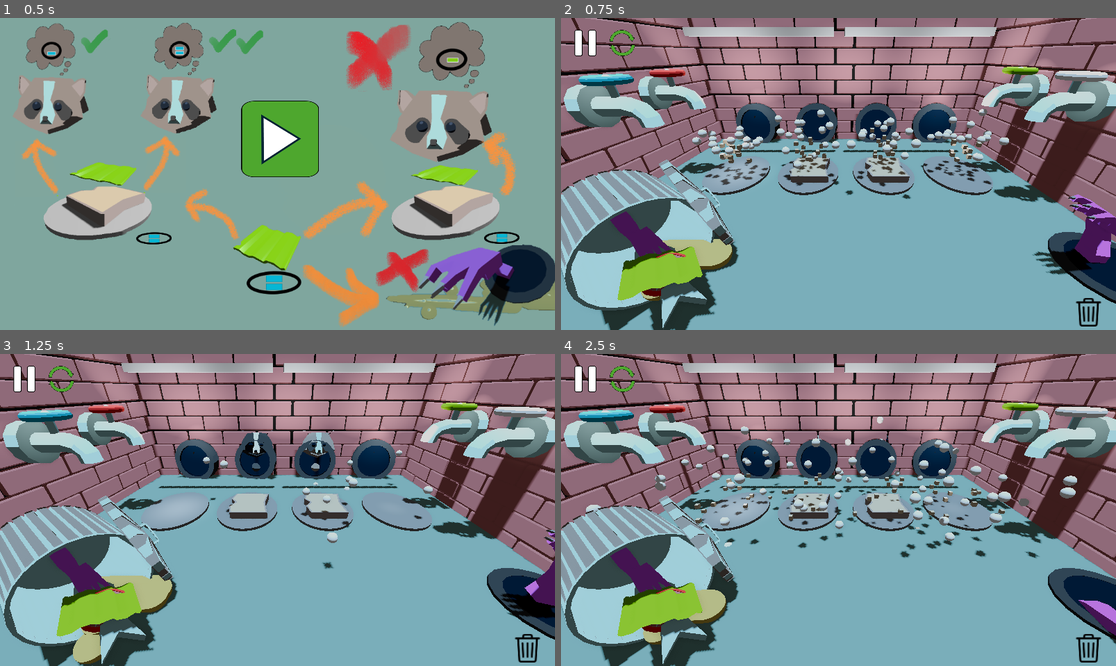
Above: before the commit, frames 1-4 (two rows, left to right).
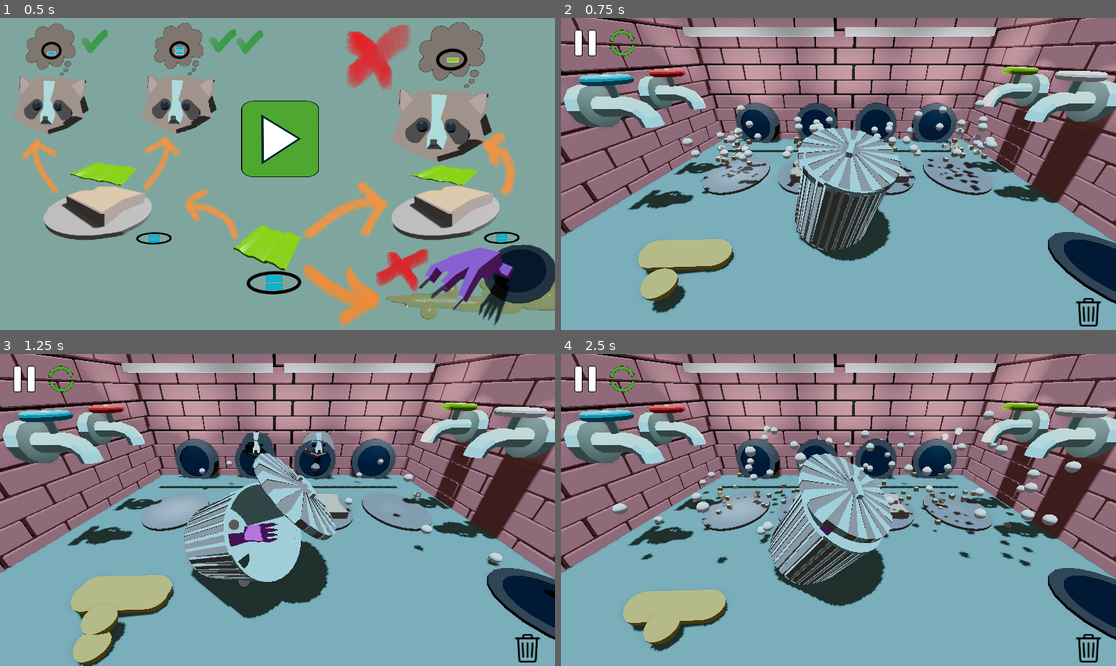
Above: after the commit, the same moments.

Repository: gabrield67/Sandwich-Shop
Game: Godot game, scene res://scenes/Game/game_final.tscn
Two runs of this game, one before a commit and one after it. Both use one fixed random seed, a clock stepped at 60 frames per second and the inputs below.
Inputs (mouse positions are in pixels of both pictures, inside the frame that each line leads up to):
- Up to frame 1 (0.5 s): no input
- Up to frame 2 (0.75 s): click (622, 42) at 0.5 s
- Up to frame 3 (1.25 s): no input
- Up to frame 4 (2.5 s): click (622, 378) at 1.25 s; click (622, 378) at 2 s

Frame 1 is identical in both runs. In frame 2, 21% of the frame differs, in the area x 0-100%, y 26-100%; in frame 3, 21%; in frame 4, 23%, in the area x 0-100%, y 18-100%.

Commit message:
Added Can Animation

Diff:
--- a/models/monster_hand.gd
+++ b/models/monster_hand.gd
@@ -4,6 +4,9 @@
 
 @onready var original_rotation = rotation
 @onready var original_position = position
+@onready var original_size = scale*.5
+
+var grow_timer = 0
 var start_anim = false
 var anim_rot = Vector3(0,0,0)
 var anim_timer = 0
@@ -14,11 +17,16 @@
 # Called when the node enters the scene tree for the first time.
 func _ready():
 	randomize()
+	original_size = scale*.5
 	anim_rot = Vector3(randf(), randf(), randf())*(1-(randi_range(0,1)*2))
+	scale = Vector3(0,0,0)
 	pass
 	#monsterArmAnim.play("idle")
 
 func _process(delta:float)->void:
+	if grow_timer < 1:
+		grow_timer = grow_timer + delta
+		scale = original_size * grow_timer
 	if start_anim:
 		anim_timer = anim_timer+delta
 		if anim_timer < .5:
--- a/scenes/Game/game_final.tscn
+++ b/scenes/Game/game_final.tscn
@@ -435,10 +435,10 @@
 tracks/8/interp = 1
 tracks/8/loop_wrap = true
 tracks/8/keys = {
-"times": PackedFloat32Array(1.2676283, 1.3804762, 1.504609, 1.598649, 1.692689, 2),
-"transitions": PackedFloat32Array(1, 1, 1, 1, 1, 1),
-"update": 0,
-"values": [Vector3(0.255, 1.21, 0.035), Vector3(0.12, 2.5, -0.89), Vector3(0.11795735, 3.670281, -1.6823409), Vector3(0.11620641, 4.673439, -2.361531), Vector3(-0.7787876, 4.075638, -3.2421715), Vector3(-0.739, 3.436, -3.242)]
+"times": PackedFloat32Array(1.2676283),
+"transitions": PackedFloat32Array(1),
+"update": 0,
+"values": [Vector3(0.255, 1.21, 0.035)]
 }
 tracks/9/type = "value"
 tracks/9/imported = false
@@ -447,10 +447,10 @@
 tracks/9/interp = 1
 tracks/9/loop_wrap = true
 tracks/9/keys = {
-"times": PackedFloat32Array(1.3804762, 1.504609, 1.598649, 1.692689, 2),
-"transitions": PackedFloat32Array(1, 1, 1, 1, 1),
-"update": 0,
-"values": [Vector3(-4.886922, 4.197517, -0.25307274), Vector3(1.3962632, -2.0856683, -0.2530727), Vector3(1.3962632, -2.0856686, -0.25307313), Vector3(1.3962632, -2.0856688, -0.25307316), Vector3(1.3962631, -2.085669, -0.25307316)]
+"times": PackedFloat32Array(),
+"transitions": PackedFloat32Array(),
+"update": 0,
+"values": []
 }
 tracks/10/type = "value"
 tracks/10/imported = false
@@ -459,10 +459,10 @@
 tracks/10/interp = 1
 tracks/10/loop_wrap = true
 tracks/10/keys = {
-"times": PackedFloat32Array(1.3955227, 1.504609, 1.598649, 1.692689, 1.7942522, 1.8544377, 1.8645824),
-"transitions": PackedFloat32Array(1, 1, 1, 1, 1, 1, 1),
-"update": 0,
-"values": [Vector3(0.275, 1.385, 0.065), Vector3(0.27295732, 2.5552807, -0.7273407), Vector3(0.27120638, 3.5584388, -1.4065309), Vector3(0.27025414, 4.103922, -1.7758512), Vector3(0.2692213, 4.6955776, -2.1764326), Vector3(-1.1004469, 4.3280325, -2.7157633), Vector3(-1.1, 3.753, -2.716)]
+"times": PackedFloat32Array(1.3955227),
+"transitions": PackedFloat32Array(1),
+"update": 0,
+"values": [Vector3(0.275, 1.385, 0.065)]
 }
 tracks/11/type = "value"
 tracks/11/imported = false
@@ -471,10 +471,10 @@
 tracks/11/interp = 1
 tracks/11/loop_wrap = true
 tracks/11/keys = {
-"times": PackedFloat32Array(1.3955227, 1.504609, 1.598649, 1.692689, 1.7942522, 1.8544377, 1.8645824),
-"transitions": PackedFloat32Array(1, 1, 1, 1, 1, 1, 1),
-"update": 0,
-"values": [Vector3(-2.050762, -0.7766715, 2.2863812), Vector3(-1.0908307, 2.364921, -0.85521144), Vector3(-1.0908307, 2.364921, -0.85521144), Vector3(-1.0908306, 2.364921, -0.8552114), Vector3(-1.0908304, 2.364921, -0.8552114), Vector3(-1.0908303, 2.364921, -0.8552113), Vector3(-1.4573499, 2.364921, -0.8552113)]
+"times": PackedFloat32Array(1.3955227),
+"transitions": PackedFloat32Array(1),
+"update": 0,
+"values": [Vector3(-2.050762, -0.7766715, 2.2863812)]
 }
 tracks/12/type = "value"
 tracks/12/imported = false
@@ -483,10 +483,10 @@
 tracks/12/interp = 1
 tracks/12/loop_wrap = true
 tracks/12/keys = {
-"times": PackedFloat32Array(1.504609, 1.598649, 1.692689, 1.7942522, 1.8544377, 1.9021984, 1.9661456),
-"transitions": PackedFloat32Array(1, 1, 1, 1, 1, 1, 1),
-"update": 0,
-"values": [Vector3(0.0630064, 1.4221846, 0.058386326), Vector3(0.061255336, 2.4253426, -0.62080383), Vector3(0.060303092, 2.9708261, -0.9901242), Vector3(0.059270263, 3.5624819, -1.3907058), Vector3(0.057579994, 4.5308013, -2.0463085), Vector3(-1.5921535, 4.0042825, -2.8197212), Vector3(-1.305, 3.644, -2.879)]
+"times": PackedFloat32Array(1.504609),
+"transitions": PackedFloat32Array(1),
+"update": 0,
+"values": [Vector3(0.0630064, 1.4221846, 0.058386326)]
 }
 tracks/13/type = "value"
 tracks/13/imported = false
@@ -495,14 +495,14 @@
 tracks/13/interp = 1
 tracks/13/loop_wrap = true
 tracks/13/keys = {
-"times": PackedFloat32Array(1.504609, 1.598649, 1.692689, 1.7942522, 1.8544377, 1.9021984, 1.9661456),
-"transitions": PackedFloat32Array(1, 1, 1, 1, 1, 1, 1),
-"update": 0,
-"values": [Vector3(1.256637, 2.5220006, 1.3439035), Vector3(1.2566371, 2.5220006, 1.3439035), Vector3(1.2566371, 2.5220006, 1.3439037), Vector3(1.2566371, 2.5220006, 1.3439037), Vector3(1.2566371, 2.5220006, 1.3439037), Vector3(1.2566371, 2.5220006, 1.3439037), Vector3(1.2954258, -2.9640977, 1.9148964)]
+"times": PackedFloat32Array(1.504609),
+"transitions": PackedFloat32Array(1),
+"update": 0,
+"values": [Vector3(1.256637, 2.5220006, 1.3439035)]
 }
 tracks/14/type = "value"
 tracks/14/imported = false
-tracks/14/enabled = true
+tracks/14/enabled = false
 tracks/14/path = NodePath("../WholeRaccoonModel:position")
 tracks/14/interp = 1
 tracks/14/loop_wrap = true
@@ -514,7 +514,7 @@
 }
 tracks/15/type = "value"
 tracks/15/imported = false
-tracks/15/enabled = true
+tracks/15/enabled = false
 tracks/15/path = NodePath("../WholeRaccoonModel:rotation")
 tracks/15/interp = 1
 tracks/15/loop_wrap = true
@@ -531,10 +531,10 @@
 tracks/16/interp = 1
 tracks/16/loop_wrap = true
 tracks/16/keys = {
-"times": PackedFloat32Array(0, 0.8007187, 2.1546786),
-"transitions": PackedFloat32Array(1, 1, 1),
+"times": PackedFloat32Array(0, 0.8007187),
+"transitions": PackedFloat32Array(1, 1),
 "update": 1,
-"values": [false, true, false]
+"values": [false, true]
 }
 tracks/17/type = "value"
 tracks/17/imported = false
@@ -543,10 +543,10 @@
 tracks/17/interp = 1
 tracks/17/loop_wrap = true
 tracks/17/keys = {
-"times": PackedFloat32Array(0, 0.8007187, 2.1546786),
-"transitions": PackedFloat32Array(1, 1, 1),
+"times": PackedFloat32Array(0, 0.8007187),
+"transitions": PackedFloat32Array(1, 1),
 "update": 1,
-"values": [false, true, false]
+"values": [false, true]
 }
 tracks/18/type = "value"
 tracks/18/imported = false
@@ -555,14 +555,14 @@
 tracks/18/interp = 1
 tracks/18/loop_wrap = true
 tracks/18/keys = {
-"times": PackedFloat32Array(0, 0.8007187, 2.1546786),
-"transitions": PackedFloat32Array(1, 1, 1),
+"times": PackedFloat32Array(0, 0.8007187),
+"transitions": PackedFloat32Array(1, 1),
 "update": 1,
-"values": [false, true, false]
+"values": [false, true]
 }
 tracks/19/type = "value"
 tracks/19/imported = false
-tracks/19/enabled = true
+tracks/19/enabled = false
 tracks/19/path = NodePath("../WholeRaccoonModel:visible")
 tracks/19/interp = 1
 tracks/19/loop_wrap = true
@@ -676,16 +676,17 @@
 transform = Transform3D(-0.0025272497, 1.4479582, -1.1353459, -1.839997, -0.0032115101, -3.1615874e-10, -0.0019816172, 1.1353441, 1.4479604, -8.051999, 2.445, 8.049999)
 
 [node name="fishBones" parent="WholeTrash/trashCanModel/trashBase" unique_id=978523315 instance=ExtResource("11_djiwr")]
-transform = Transform3D(-0.0812602, -0.2954682, -0.046852045, -0.013478189, 0.05211623, -0.30529034, 0.29885635, -0.07798854, -0.026507609, 0.255, 1.21, 0.035)
+transform = Transform3D(-0.0812602, -0.29546818, -0.046852045, -0.013478189, 0.052116226, -0.30529034, 0.29885635, -0.077988535, -0.026507609, 0.255, 1.21, 0.035)
 
 [node name="tomatoMesh" parent="WholeTrash/trashCanModel/trashBase" unique_id=1286273143 instance=ExtResource("12_26feh")]
-transform = Transform3D(0.00049250526, -0.36427844, 0.12460294, -0.13416712, 0.11662968, 0.34149927, -0.36086538, -0.04385922, -0.12679689, 0.275, 1.385, 0.065)
+transform = Transform3D(0.00049250526, -0.36427844, 0.12460296, -0.13416712, 0.11662968, 0.3414993, -0.36086538, -0.04385922, -0.12679689, 0.275, 1.385, 0.065)
 
 [node name="lettuce" parent="WholeTrash/trashCanModel/trashBase" unique_id=1237050228 instance=ExtResource("13_oa7co")]
 transform = Transform3D(0.1810453, 0.4679179, 0.09151807, 0.15355958, 0.035451993, -0.48503885, -0.45137843, 0.19973996, -0.12830354, 0.0630064, 1.4221846, 0.058386326)
 
 [node name="monsterHand" parent="WholeTrash/trashCanModel/trashBase" unique_id=25484297 instance=ExtResource("14_pxs0x")]
 transform = Transform3D(-0.009943838, -0.09913864, 0.16177951, 0, 0.1620016, 0.09927466, -0.1897398, 0.005195635, -0.008478503, 0.115, -0.695, 0)
+script = null
 
 [node name="trashLid" parent="WholeTrash/trashCanModel" unique_id=1689766337 instance=ExtResource("11_hf07t")]
 transform = Transform3D(-0.9456667, 1.5651668, 1.1867467, -1.2656664, 0.52167004, -1.6965699, -1.5020666, -1.4249609, 0.68240964, -6.2799993, 2.528, 6.766)
@@ -693,9 +694,15 @@
 [node name="TrashCanAnimation" type="AnimationPlayer" parent="WholeTrash" unique_id=1681397019]
 root_node = NodePath("../trashCanModel")
 libraries/ = SubResource("AnimationLibrary_80xwq")
+speed_scale = 0.546
 
 [node name="WholeRaccoonModel" parent="WholeTrash" unique_id=1874828909 instance=ExtResource("17_oa7co")]
 transform = Transform3D(1, 0, 0, 0, 1, 0, 0, 0, 1, -1.595, 3.215, -9.37)
+
+[node name="TrashCanAnimation2" type="AnimationPlayer" parent="WholeTrash" unique_id=803601883]
+root_node = NodePath("../trashCanModel")
+libraries/ = SubResource("AnimationLibrary_80xwq")
+speed_scale = 0.546
 
 [node name="SewerHole" parent="." unique_id=1257466158 instance=ExtResource("17_ln52f")]
 transform = Transform3D(0.9975641, 0, 0.06975646, 0, 1, 0, -0.06975646, 0, 0.9975641, 11.548767, -0.37512398, 6.264655)
--- a/scenes/Game/game_manager.gd
+++ b/scenes/Game/game_manager.gd
@@ -48,6 +48,7 @@
 	# Waste Tracking
 	hud.setMaxWaste(maxWaste)
 
+	$WholeTrash/TrashCanAnimation2.play("trashRollSettle")
 	# listeners
 	GlobalEvents.ingredients_wasted.connect(_on_ingredients_wasted)
 
--- a/scenes/Ingredients/bread.gd
+++ b/scenes/Ingredients/bread.gd
@@ -44,6 +44,7 @@
 	off_material.albedo_color = Color.WHITE
 
 	display_label.text = str(flavor_tracker)
+
 
 func on_entered(body: Node3D) -> void:
 	if is_active:
--- a/scenes/Monster/monster.gd
+++ b/scenes/Monster/monster.gd
@@ -4,9 +4,16 @@
 var playedSound = false
 var firstAdd = true
 var gameEnd = false
+var wait_time = 3.0
 # Called when the node enters the scene tree for the first time.
 func _ready() -> void:
-	add_hand()
+	pass
+func _process(delta:float)->void:
+	if wait_time > 0:
+		wait_time -= delta
+
+	if wait_time <= 0 and firstAdd:
+		add_hand()
 
 func on_enter(body: Node3D)->void:
 	body.queue_free()
@@ -15,20 +22,25 @@
 
 func add_hand()->void:
 	var hs = hand_scene.instantiate()
+	randomize()
+
+	if firstAdd:
+		firstAdd = false
+		hs.rotation = Vector3(0	,4.5,0)
+	else:
+		var x = ((randf()-.5)*1.1)*0.3
+		var y = ((randf()-.5)*3.1)-1.5
+		var z = ((randf()-.5)*1.1)*0.3
+		hs.rotation = Vector3(x	,y,z)
+		if not gameEnd:
+			$Monster.play()
 	if not gameEnd:
-		if firstAdd:
-			firstAdd = false
-		else:
-			$Monster.play()
 		add_child(hs)
 		hands.push_back(hs)
 
-	hs.scale = Vector3(.5,.5,.5)
+	#hs.scale = Vector3(.5,.5,.5)
 	randomize()
-	var x = ((randf()-.5)*1.1)*0.3
-	var y = ((randf()-.5)*3.1)-1.5
-	var z = ((randf()-.5)*1.1)*0.3
-	hs.rotation = Vector3(x	,y,z)
+
 	hs.rotation_order = 2
 	hs.original_rotation =hs.rotation
 	hs.position = Vector3(-.5	, 0, -.5)
Not shown: 1 places in scenes/Game/game_final.tscn that only renumber resources
